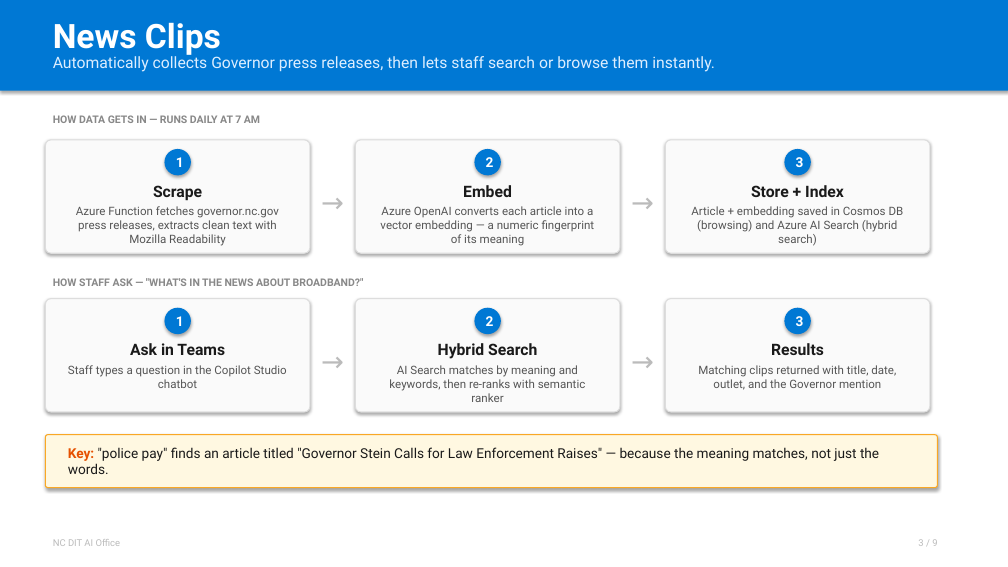
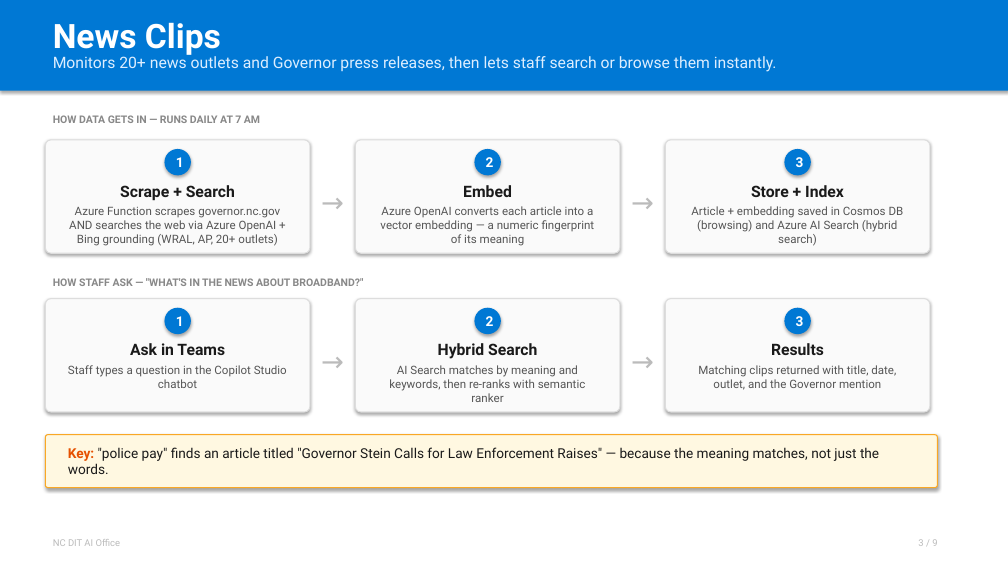
Before and after one commit to pogorman/nc-dit-ai-office-agent, a slide deck: slide 3 of docs/html/presentation.pptx. Drawn at 1008x567 pixels with LibreOffice and Linux fonts; fonts in the diff are those of the drawing. Boxes give left, top, right and bottom in pixels: in the first picture for what was removed or moved away, otherwise in the second. Text is boxed around its words. In the diff, an @@ line names an element or a change of style, - is before the commit and + after.

```diff
--- a/docs/html/presentation.pptx
+++ b/docs/html/presentation.pptx
@@ text at (53, 54, 777, 72): text changed @@
-Automatically collects Governor press releases, then lets staff search or browse them instantly.
+Monitors 20+ news outlets and Governor press releases, then lets staff search or browse them instantly.
@@ text at (69, 207, 280, 246): text changed @@
-Azure Function fetches governor.nc.gov press releases, extracts clean text with Mozilla Readability
+Azure Function scrapes governor.nc.gov AND searches the web via Azure OpenAI + Bing grounding (WRAL, AP, 20+ outlets)
@@ text at (120, 185, 235, 201): text changed @@
-Scrape
+Scrape + Search
```
Also in this commit, not shown: 1 other slide changed, 5 other files.
